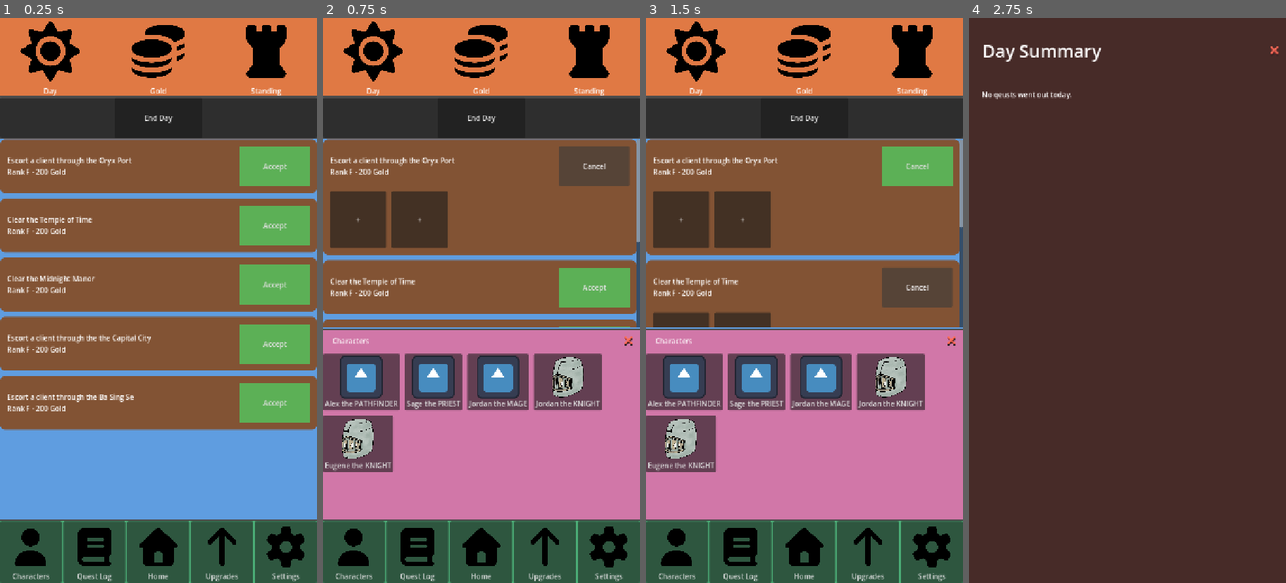
Above: before the commit, frames 1-4 (left to right).
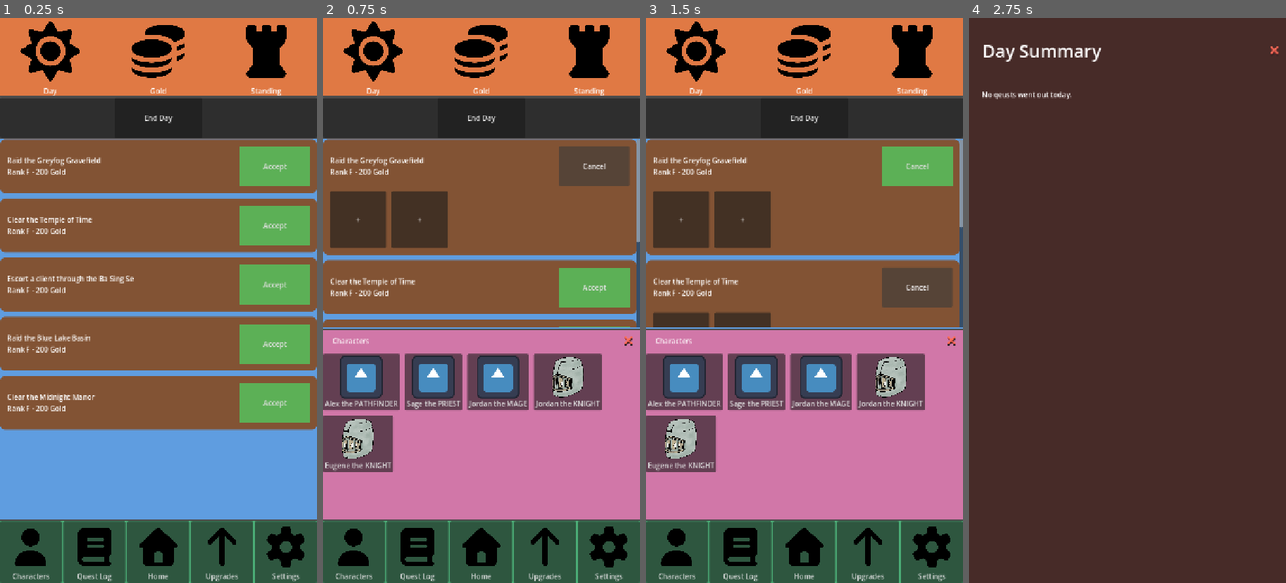
Above: after the commit, the same moments.

Repository: ActuallySanta/Fantasy-Guild-Manager
Game: Godot game, scene res://Scenes/UI/home_ui_prototype.tscn
Same seed, same stepped clock (60 frames per second), same inputs: the game is played once before the commit and once after it. The engine's default icon, where the game draws it, is replaced by a stand-in: a white triangle on a blue panel in a dark square.
Inputs:
- Up to frame 1 (0.25 s): no input
- Up to frame 2 (0.75 s): click "Accept" at 0.5 s
- Up to frame 3 (1.5 s): click "Accept" at 1.25 s
- Up to frame 4 (2.75 s): click "End Day" at 2 s

The runs differ from the first frame. In frame 1, 1.2% of the frame differs, in the area x 2-48%, y 24-68%; in frame 2, 0.3%; in frame 3, 0.3%; in frame 4, nothing differs.

Commit message:
added survey quests

Diff:
--- a/Globals/external_content_container.gd
+++ b/Globals/external_content_container.gd
@@ -89,9 +89,13 @@
 	quest_story.append(MultiColumnLoader._load_info_from_rows(quest_story_test_path, 1))
 	quest_story.append(MultiColumnLoader._load_info_from_rows(quest_story_test_path, 2))
 	quest_story.append(MultiColumnLoader._load_info_from_rows(quest_story_test_path, 3))
+	quest_story.append(MultiColumnLoader._load_info_from_rows(quest_story_test_path, 4))
+	quest_story.append(MultiColumnLoader._load_info_from_rows(quest_story_test_path, 5))
 
 	location_names.append(MultiColumnLoader._load_info_from_file(dunegon_locations_test_path, 1, 0))
 	location_names.append(MultiColumnLoader._load_info_from_file(dunegon_locations_test_path, 1, 1))
+	location_names.append(MultiColumnLoader._load_info_from_file(dunegon_locations_test_path, 1, 2))
+	location_names.append(MultiColumnLoader._load_info_from_file(dunegon_locations_test_path, 1, 3))
 	pass # Replace with function body.
 
 
--- a/Scripts/Quest Creator/quest_resource.gd
+++ b/Scripts/Quest Creator/quest_resource.gd
@@ -15,6 +15,8 @@
 	#skip 0 for now
 	DungeonClear = 1,
 	Escort = 2,
+	ScoutTerrain = 3,
+	GatherIntel = 4,
 }
 
 enum FavoredStat{
@@ -55,7 +57,7 @@
 	#hard coding variables for intial testing
 	difficulty = 0;
 
-	questNum = randi_range(0, 3)
+	questNum = randi_range(0, 5)
 	type = ExternalContentContainer.get_Quest_Story(questNum, 0).to_int()
 	location = ExternalContentContainer.get_Location_Name(type - 1)
 	goldReward = 200;
@@ -67,6 +69,12 @@
 		2:
 			favStat = FavoredStat.Defense;
 			questTitle = str("Escort someone to ", location)
+		3:
+			favStat = FavoredStat.Wisdom;
+			questTitle = str("Explore ", location)
+		4:
+			favStat = FavoredStat.Sleaze;
+			questTitle = str("Gather information on ", location)
 
 	print("")
 	pass
Not shown, changed: External Content/Quest Stuff (Test)/Dungeon Names (Locations).txt
Not shown, changed: External Content/Quest Stuff (Test)/Story Parts Test.txt
